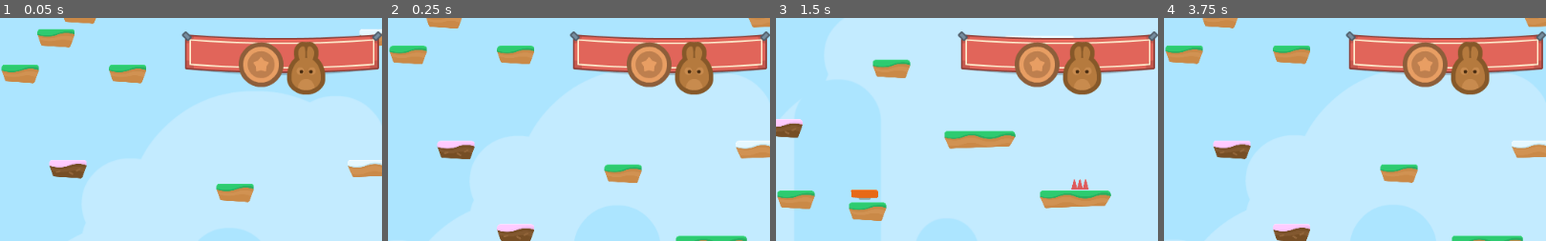
Above: before the commit, frames 1-4 (left to right).
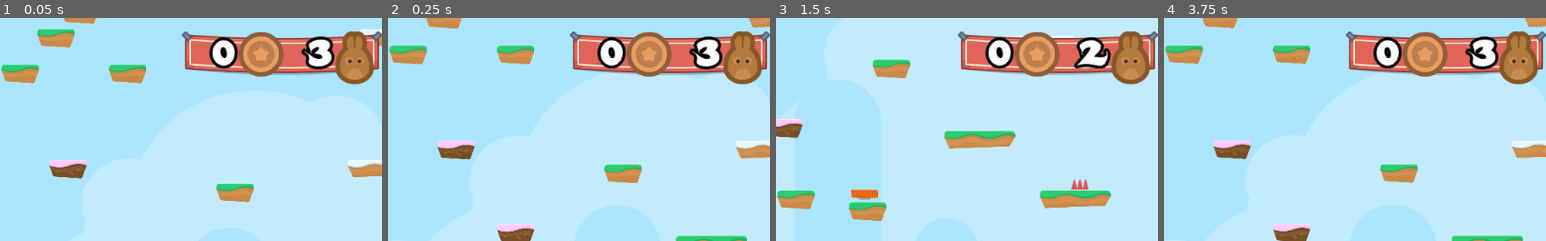
Above: after the commit, the same moments.

Repository: sandoche/Godot-learning-udemy
Game: Godot game, scene res://Levels/Level1.tscn
The game is run twice, just before and just after one commit, with the same random seed, the same clock (stepped at 60 frames per second) and the same inputs.
Inputs (mouse positions are % of the whole screen's width and height, from its top left):
- Up to frame 1 (0.05 s): no input
- Up to frame 2 (0.25 s): no input
- Up to frame 3 (1.5 s): tap Enter at 0.5 s; hold D (right) from 0.53 s (still down); tap Z (jump) at 0.77 s
- Up to frame 4 (3.75 s): tap Z (jump) at 1.52 s; release D (right) at 2.03 s; hold Q (left) 2.03-2.75 s; click (34, 64) at 2.75 s; hold D (right) from 3.53 s (still down)
The pictures show only the part of the screen within x 48-98%, y 0-50%; the shares and areas given below are measured in that part.

The runs differ from the first frame. In frame 1, 7.1% of the frame differs, in the area x 54-98%, y 5-35%; in frame 2, 7.1%; in frame 3, 7.1%; in frame 4, 7.1%.

Commit message:
:sparkles: GUI added

Diff:
--- /dev/null
+++ b/HoppyDays/GUI/GUI.gd
@@ -0,0 +1,4 @@
+extends CanvasLayer
+
+func update_lives(lives_left):
+	$Control/TextureRect/HBoxContainer/LifeCount.text = str(lives_left)
--- a/HoppyDays/GUI/GUI.tscn
+++ b/HoppyDays/GUI/GUI.tscn
@@ -1,10 +1,22 @@
-[gd_scene load_steps=4 format=2]
+[gd_scene load_steps=7 format=2]
 
 [ext_resource path="res://GFX/HUD/bannerHanging.png" type="Texture" id=1]
 [ext_resource path="res://GFX/HUD/coin_bronze.png" type="Texture" id=2]
 [ext_resource path="res://GFX/HUD/lifes.png" type="Texture" id=3]
+[ext_resource path="res://Fonts/candles_.ttf" type="DynamicFontData" id=4]
+[ext_resource path="res://GUI/GUI.gd" type="Script" id=5]
 
-[node name="GUI" type="CanvasLayer"]
+[sub_resource type="DynamicFont" id=1]
+size = 48
+outline_size = 4
+outline_color = Color( 0, 0, 0, 1 )
+use_filter = true
+font_data = ExtResource( 4 )
+
+[node name="GUI" type="CanvasLayer" groups=[
+"GUI",
+]]
+script = ExtResource( 5 )
 
 [node name="Control" type="Control" parent="."]
 anchor_right = 1.0
@@ -28,7 +40,6 @@
 anchor_right = 1.0
 anchor_bottom = 1.0
 margin_left = 11.0
-margin_top = 14.0
 margin_right = -29.0
 margin_bottom = -15.0
 alignment = 1
@@ -36,16 +47,33 @@
 "_edit_use_anchors_": false
 }
 
+[node name="CoinCount" type="Label" parent="Control/TextureRect/HBoxContainer"]
+margin_top = 4.0
+margin_right = 61.0
+margin_bottom = 66.0
+size_flags_horizontal = 3
+custom_fonts/font = SubResource( 1 )
+text = "0"
+align = 2
+
 [node name="CoinIcon" type="TextureRect" parent="Control/TextureRect/HBoxContainer"]
 margin_left = 65.0
-margin_top = -12.0
 margin_right = 125.0
-margin_bottom = 53.0
+margin_bottom = 71.0
 texture = ExtResource( 2 )
 
+[node name="LifeCount" type="Label" parent="Control/TextureRect/HBoxContainer"]
+margin_left = 129.0
+margin_top = 4.0
+margin_right = 190.0
+margin_bottom = 66.0
+size_flags_horizontal = 3
+custom_fonts/font = SubResource( 1 )
+text = "0"
+align = 2
+
 [node name="LifeIcon" type="TextureRect" parent="Control/TextureRect/HBoxContainer"]
-margin_left = 129.0
-margin_top = -22.0
-margin_right = 181.0
-margin_bottom = 49.0
+margin_left = 194.0
+margin_right = 246.0
+margin_bottom = 71.0
 texture = ExtResource( 3 )
--- a/HoppyDays/State/GameState.gd
+++ b/HoppyDays/State/GameState.gd
@@ -4,12 +4,17 @@
 
 func _ready():
 	add_to_group("Gamestate")
+	update_GUI()
 
 func hurt():
 	lives -= 1
 	$Player.hurt()
+	update_GUI()
 	if lives < 0:
 		end_game()
 
 func end_game():
 	get_tree().change_scene("res://Scenes/GameOver.tscn")
+
+func update_GUI():
+	get_tree().call_group("GUI", "update_lives", lives)
